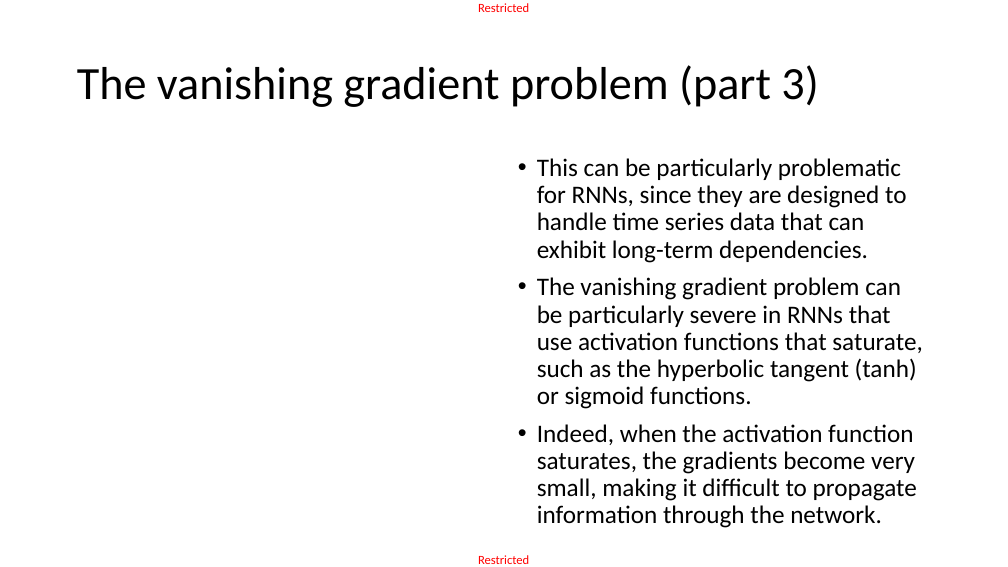
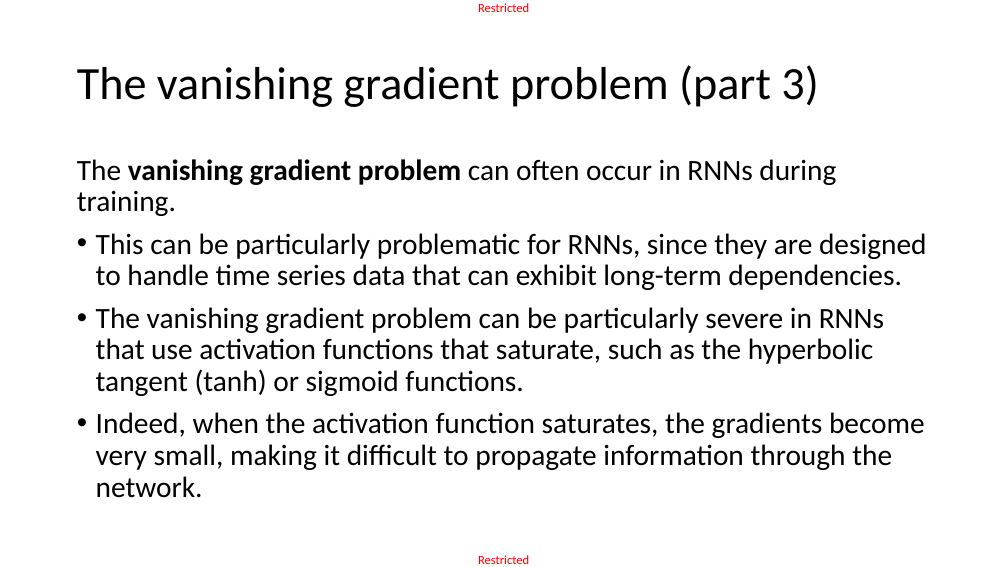
Before and after one commit to matthieudemari/SUTD_DL_50_039, a slide deck: slide 13 of W6/2. W6S2 final/W6S2.pptx (slide 10 before the commit). Drawn at 1008x567 pixels with LibreOffice and Linux fonts; fonts in the diff are those of the drawing; grey boxes stand for pictures. Boxes give left, top, right and bottom in pixels: in the first picture for what was removed or moved away, otherwise in the second. Text is boxed around its words. In the diff, an @@ line names an element or a change of style, - is before the commit and + after.

```diff
--- a/W6/2. W6S2 final/W6S2.pptx
+++ b/W6/2. W6S2 final/W6S2.pptx
@@ text "The vanishing gradient problem can ...": place and size @@
-text "The vanishing gradient problem can ..." at (537,158,922,528)
+text "The vanishing gradient problem can ..." at (77,159,927,498)
@@ text at (77,159,836,216): paragraph added @@
+The vanishing gradient problem can often occur in RNNs during training.
@@ text at (96,233,927,498): size 24 to 28 pt in "This can be particularly problematic for RNNs, ...", "The vanishing gradient problem can be particularly ...", "Indeed, when the activation function saturates, the ..." @@
```
Also in this commit, not shown: 22 other slides changed, 3 slides added, 9 other files.
